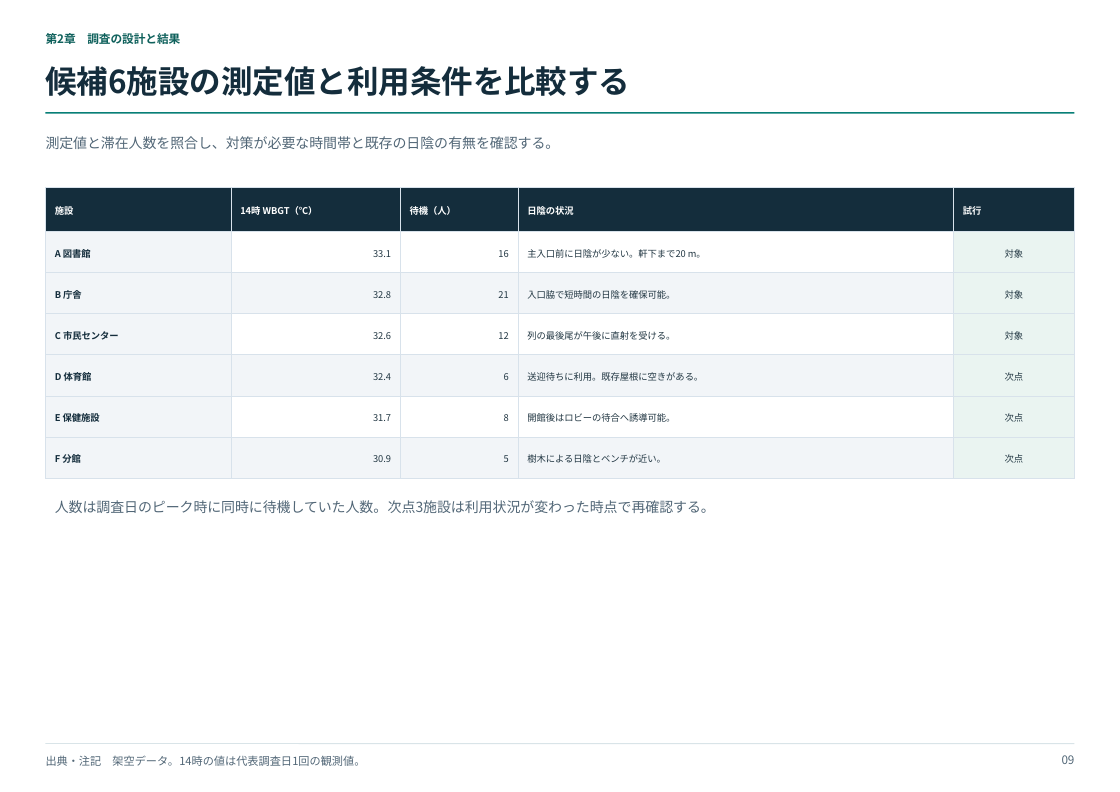
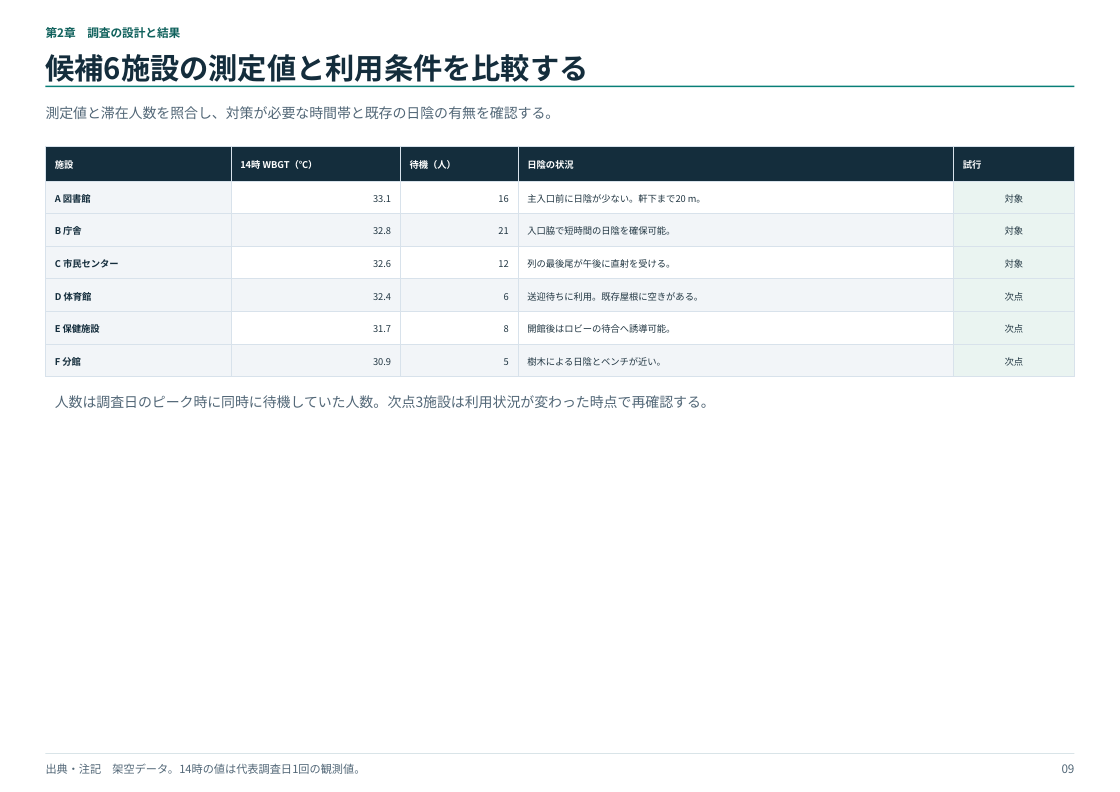
Before and after one commit to sibyl2501/consulting-pptx-templates, a slide deck: slide 9 of consulting_layout_examples.pptx. Drawn at 1120x792 pixels with LibreOffice and Linux fonts; fonts in the diff are those of the drawing. Boxes give left, top, right and bottom in pixels: in the first picture for what was removed or moved away, otherwise in the second. Text is boxed around its words. In the diff, an @@ line names an element or a change of style, - is before the commit and + after.

```diff
--- a/consulting_layout_examples.pptx
+++ b/consulting_layout_examples.pptx
@@ text "第2章 調査の設計と結果": place and size @@
-text "第2章 調査の設計と結果" at (46, 33, 180, 44)
+text "第2章 調査の設計と結果" at (46, 27, 180, 38)
@@ text "候補6施設の測定値と利用条件を比較する": place and size @@
-text "候補6施設の測定値と利用条件を比較する" at (46, 66, 631, 96)
+text "候補6施設の測定値と利用条件を比較する" at (46, 54, 589, 86)
@@ text "候補6施設の測定値と利用条件を比較する" at (46, 54, 589, 86): size 23.7 to 22 pt @@
@@ line moved from (46, 113) - (1075, 113) to (46, 86) - (1075, 86) @@
@@ text "測定値と滞在人数を照合し、対策が必要な時間帯と既存の日陰の有無を確認する。": place and size @@
-text "測定値と滞在人数を照合し、対策が必要な時間帯と既存の日陰の有無を確認する。" at (46, 136, 560, 150)
+text "測定値と滞在人数を照合し、対策が必要な時間帯と既存の日陰の有無を確認する。" at (46, 106, 560, 120)
@@ table: place and size @@
-table at (46, 188, 1076, 478)
+table at (46, 146, 1076, 377)
@@ text "人数は調査日のピーク時に同時に待機していた人数。次点3施設は利用状況が変わった時点で再確認する。": place and size @@
-text "人数は調査日のピーク時に同時に待機していた人数。次点3施設は利用状況が変わった時点で再確認する。" at (55, 500, 715, 513)
+text "人数は調査日のピーク時に同時に待機していた人数。次点3施設は利用状況が変わった時点で再確認する。" at (55, 395, 715, 408)
@@ text "出典・注記 架空データ。14時の値は代表調査日1回の観測値。": place and size @@
-text "出典・注記 架空データ。14時の値は代表調査日1回の観測値。" at (46, 755, 365, 766)
+text "出典・注記 架空データ。14時の値は代表調査日1回の観測値。" at (46, 763, 365, 774)
@@ line moved from (46, 743) - (1075, 743) to (46, 754) - (1075, 754) @@
@@ text "09": place and size @@
-text "09" at (1062, 755, 1075, 764)
+text "09" at (1062, 764, 1075, 773)
```
Also in this commit, not shown: 14 other slides changed, 7 other files.
